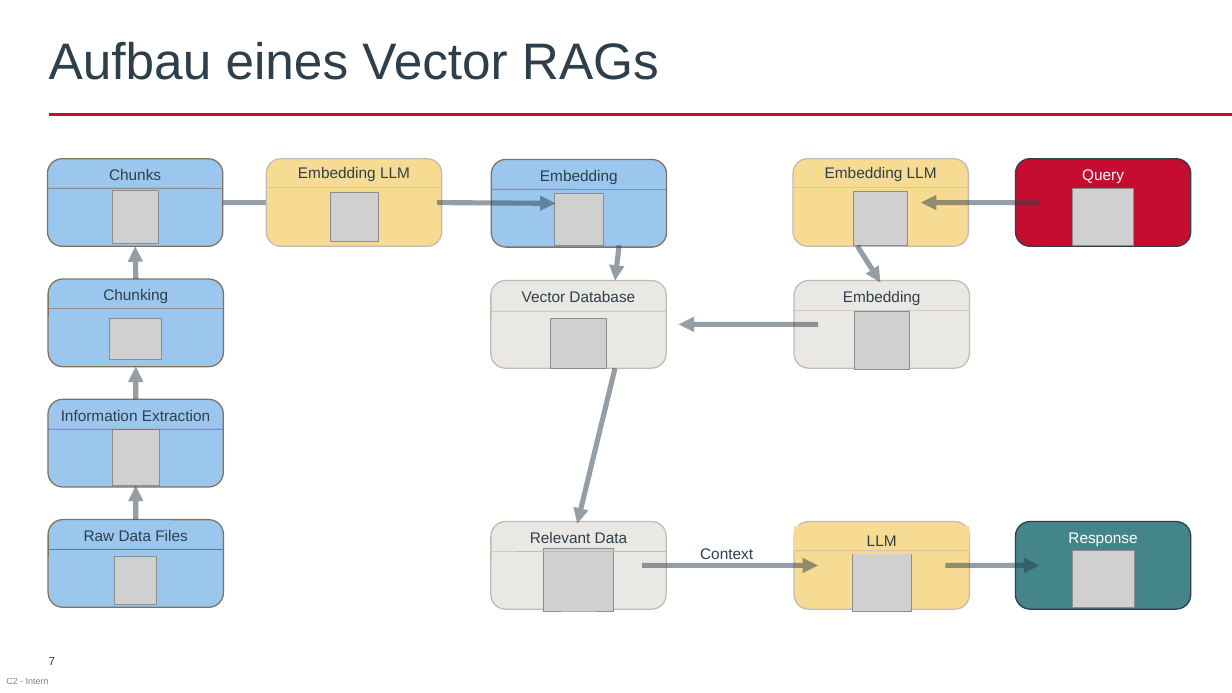
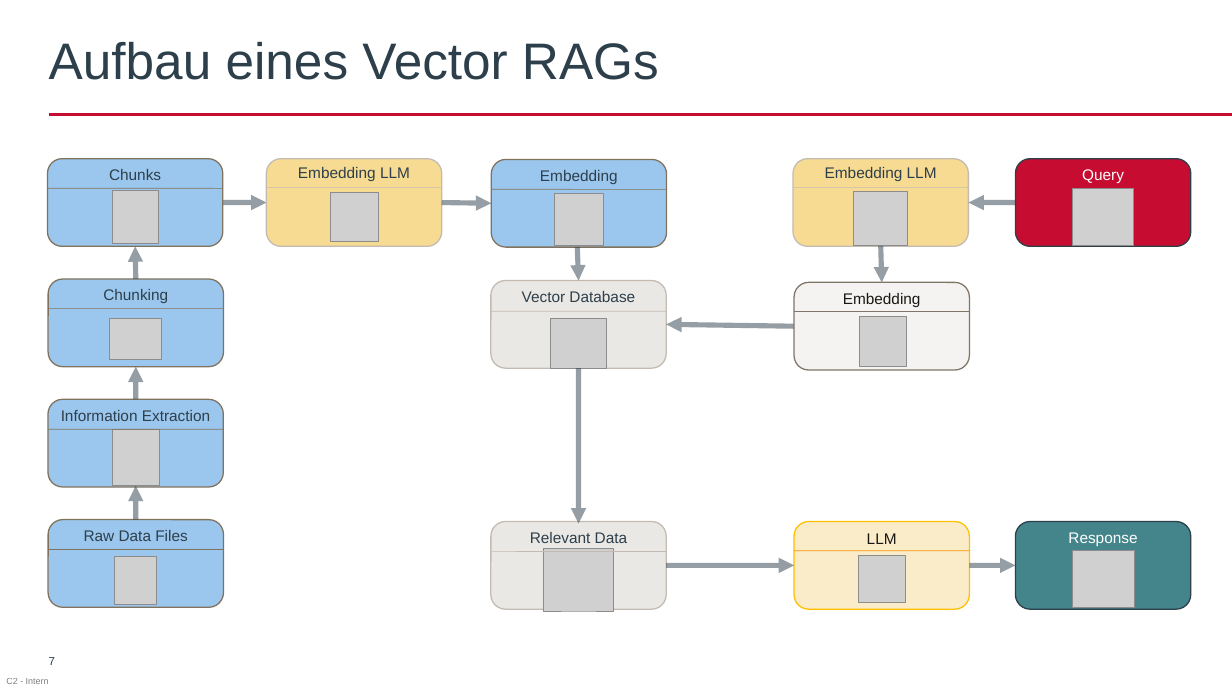
Before and after one commit to AkrosAG/RAG-Workshop, a slide deck: slide 7 of RAG_Workshop.pptx. Drawn at 1232x693 pixels with LibreOffice and Linux fonts; fonts in the diff are those of the drawing; grey boxes stand for pictures; background and template pictures are left out. Boxes give left, top, right and bottom in pixels: in the first picture for what was removed or moved away, otherwise in the second. Text is boxed around its words. In the diff, an @@ line names an element or a change of style, - is before the commit and + after.

```diff
--- a/RAG_Workshop.pptx
+++ b/RAG_Workshop.pptx
@@ arrow moved from (199, 202) - (310, 202) to (223, 202) - (266, 202) @@
@@ arrow moved from (437, 202) - (555, 203) to (442, 202) - (492, 203) @@
@@ arrow moved from (1040, 202) - (921, 202) to (1016, 202) - (969, 202) @@
@@ arrow moved from (619, 245) - (616, 281) to (578, 247) - (579, 281) @@
@@ arrow moved from (858, 246) - (881, 283) to (881, 246) - (882, 283) @@
@@ rounded rectangle "Embedding": place and size @@
-rounded rectangle "Embedding" at [843, 291, 921, 305]
+rounded rectangle "Embedding" at [794, 283, 970, 371]
@@ rounded rectangle "Embedding" at [794, 283, 970, 371]: text colour #2D3F4B to #1A1815; fill none to #EAE8E5 at 50% opacity; outline none to #807667 1 pt @@
@@ rounded rectangle removed at [794, 281, 970, 369] @@
@@ arrow moved from (818, 324) - (678, 324) to (794, 326) - (666, 324) @@
@@ line (794, 311) - (970, 311): stroke #C3BBB2 0.5 pt to #807667 0.5 pt @@
@@ picture: place and size @@
-picture at [855, 311, 909, 369]
+picture at [860, 316, 907, 366]
@@ arrow moved from (616, 368) - (578, 524) to (579, 368) - (579, 523) @@
@@ rounded rectangle "LLM" at [794, 521, 970, 609]: fill #F7DB92 to #F7DB92 at 50% opacity; outline #C3BBB2 1 pt to #FFC000 1 pt @@
@@ rectangle removed at [794, 526, 970, 554] @@
-LLM
@@ text in rounded rectangle at [867, 533, 897, 544]: text added @@
+LLM
@@ arrow moved from (642, 566) - (818, 566) to (666, 566) - (794, 566) @@
@@ text removed at [700, 548, 753, 559] @@
-Context
@@ line (794, 551) - (970, 551): stroke #C3BBB2 0.5 pt to #FA9400 0.5 pt @@
@@ picture: place and size @@
-picture at [852, 552, 911, 612]
+picture at [859, 555, 905, 603]
@@ arrow moved from (945, 566) - (1040, 566) to (970, 566) - (1016, 566) @@
```
